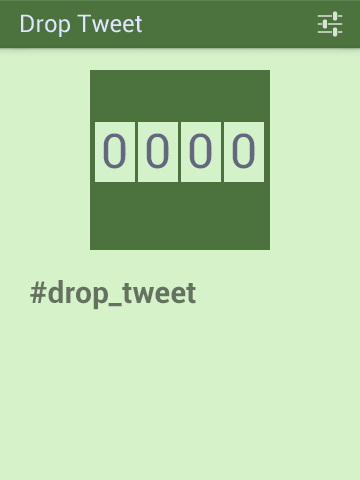
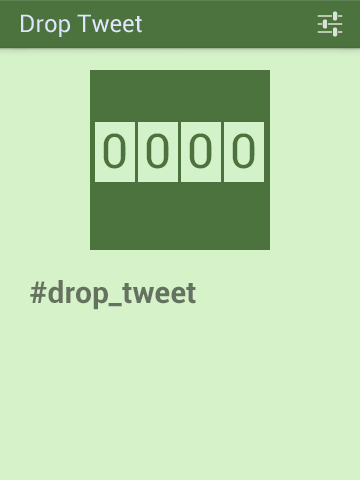
Revision of a layered 360x480 image; what changed, layer by layer:
painted on "0" (1st of 4, in "グループ 1 のコピー") over [146, 133, 169, 169]
painted on "0" (2nd of 4, in "グループ 1 のコピー 2") over [189, 133, 212, 169]
painted on "0" (3rd of 4, in "グループ 1 のコピー 3") over [232, 133, 255, 169]
painted on "0" (4th of 4, in "グループ 1") over [103, 133, 126, 169]
